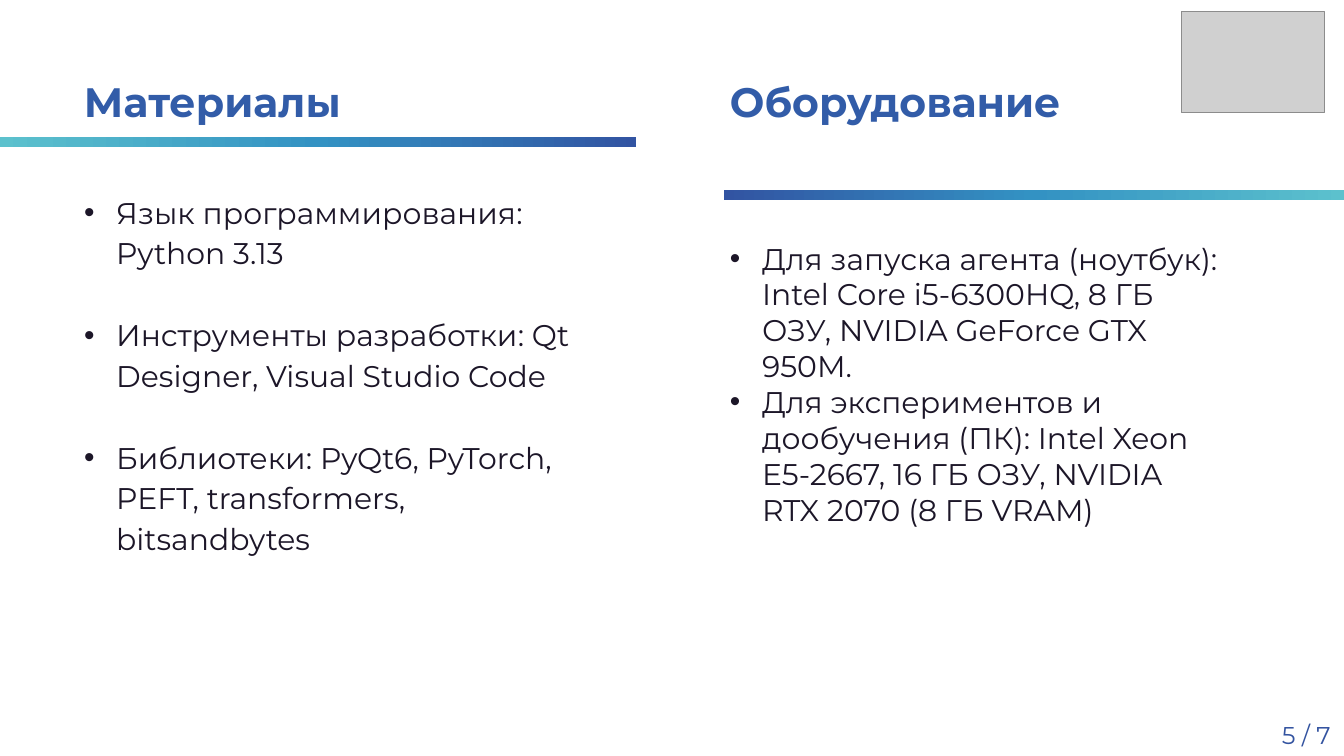
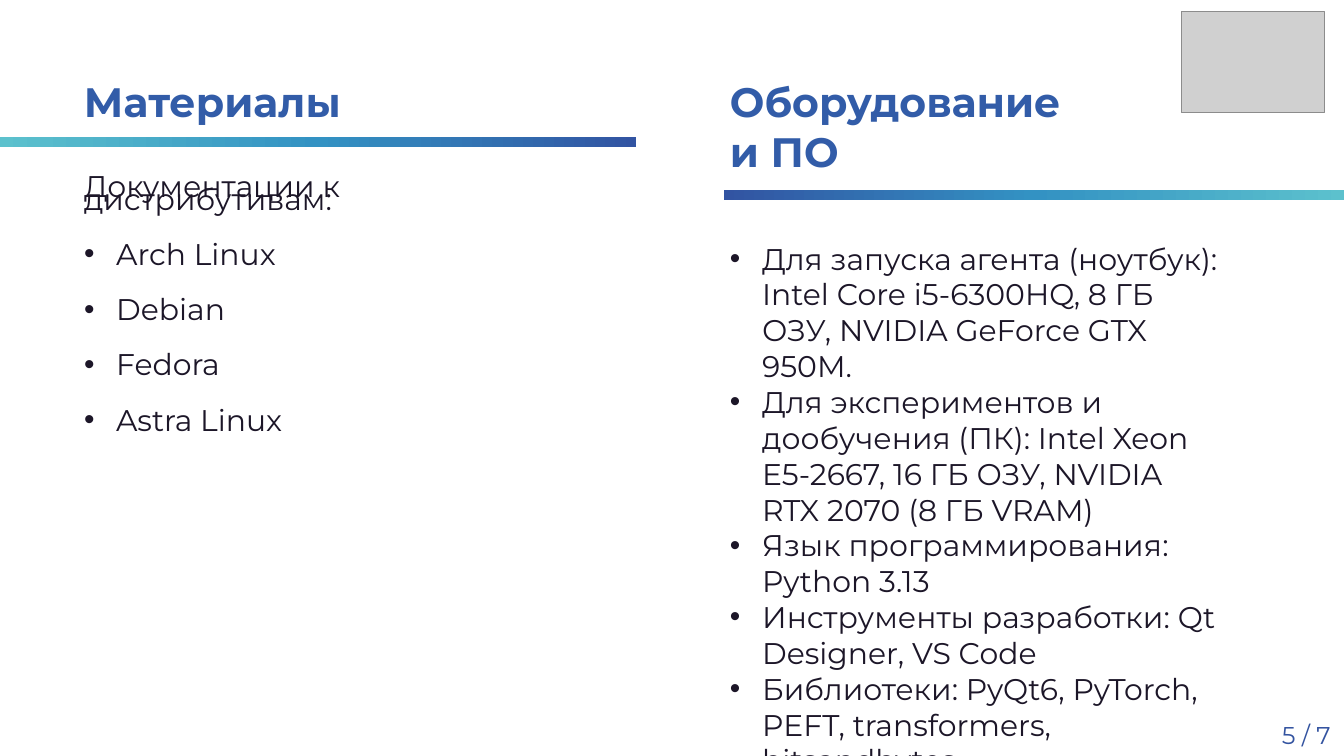
Before and after one commit to Op1xx/TuxAgent, a slide deck: slide 5 of docs/Защита идеи ПД ТП 2026.pptx. Drawn at 1344x756 pixels with LibreOffice and Linux fonts; fonts in the diff are those of the drawing; grey boxes stand for pictures; background and template pictures are left out. Boxes give left, top, right and bottom in pixels: in the first picture for what was removed or moved away, otherwise in the second. Text is boxed around its words. In the diff, an @@ line names an element or a change of style, - is before the commit and + after.

```diff
--- a/docs/Защита идеи ПД ТП 2026.pptx
+++ b/docs/Защита идеи ПД ТП 2026.pptx
@@ text at box(730, 137, 839, 168): paragraph added @@
+и ПО
@@ text added at box(84, 176, 340, 431), 32 pt, text #1C1628 @@
+Документации к дистрибутивам:
+• Arch Linux
+• Debian
+• Fedora
+• Astra Linux
@@ text removed at box(116, 203, 569, 556) @@
-• Язык программирования: Python 3.13
-• Инструменты разработки: Qt Designer, Visual Studio Code
-• Библиотеки: PyQt6, PyTorch, PEFT, transformers, bitsandbytes
@@ text at box(762, 535, 1215, 741): paragraphs added @@
+• Язык программирования: Python 3.13
+• Инструменты разработки: Qt Designer, VS Code
+• Библиотеки: PyQt6, PyTorch, PEFT, transformers, bitsandbytes
```
Also in this commit, not shown: 5 other slides changed, 1 slide added, 23 other files.
